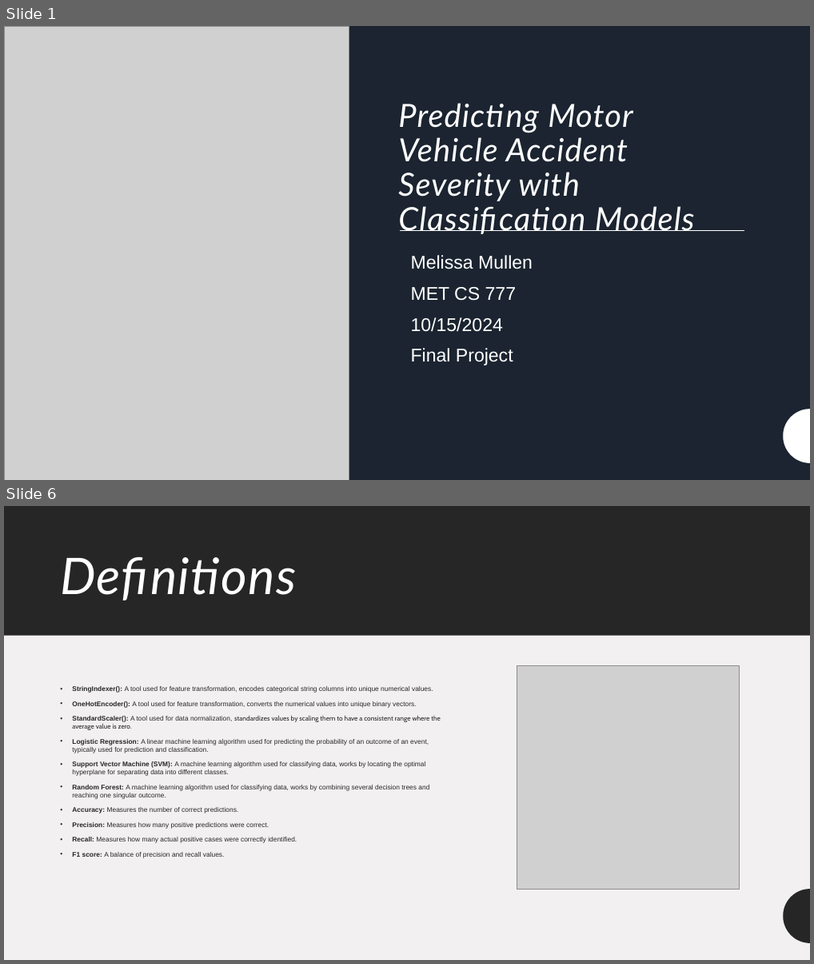
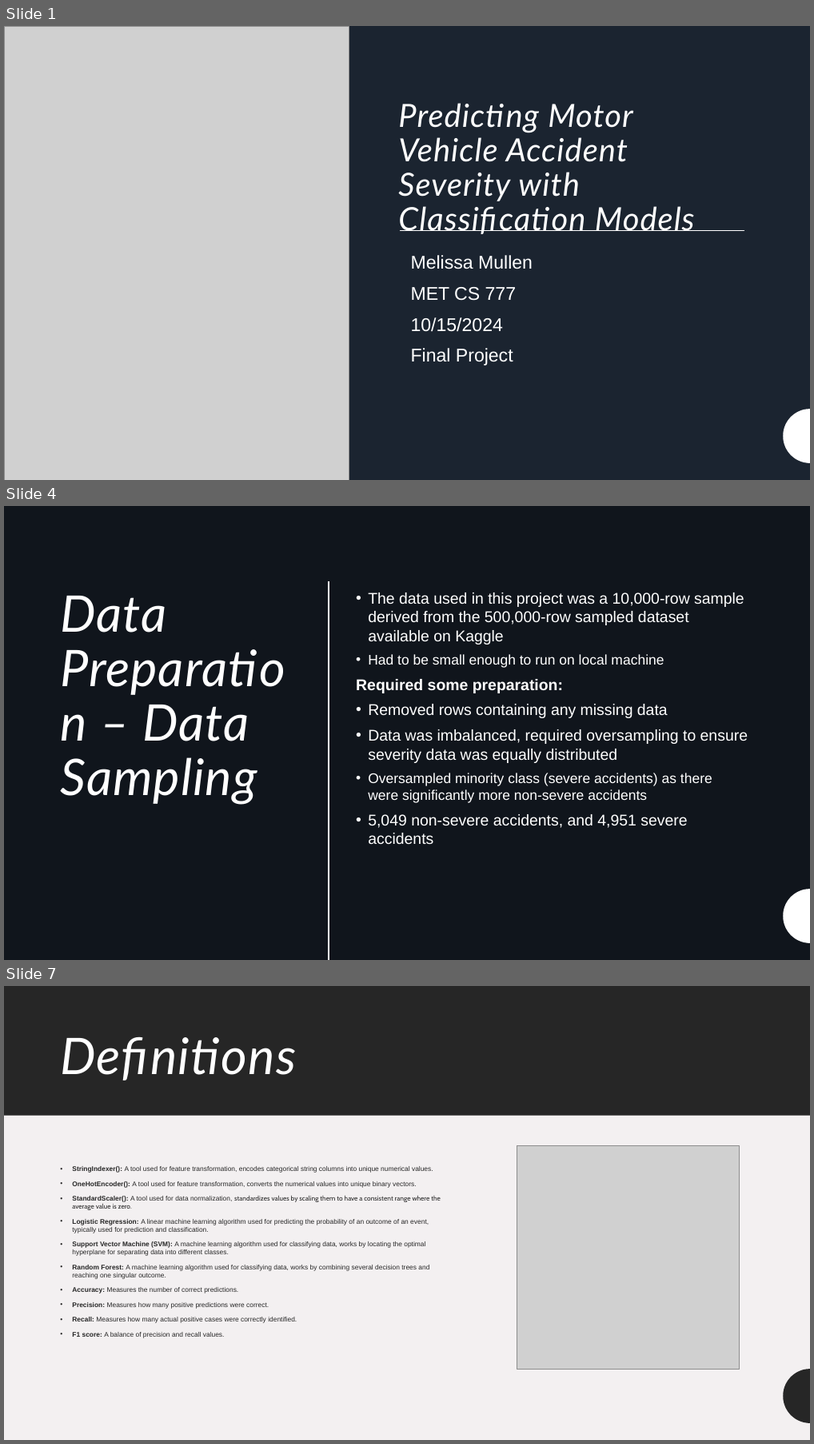
Before and after one commit to MET-CS-777/cs777-final-project-MelissaMullen1, a slide deck: Melissa Mullen Final Project.pptx. Shown one above the other, each under a label of ours: slides 1 and 6 before the commit, slides 1, 4 and 7 after it; the slides between them are not shown. The pictures are 814x964 and 814x1444 pixels, drawn with LibreOffice and Linux fonts; fonts in the diff are those of the drawing; grey boxes stand for pictures; background and template pictures are left out. Boxes give left, top, right and bottom in pixels: in the first picture for what was removed or moved away, otherwise in the second. Text is boxed around its words. In the diff, an @@ line names an element or a change of style, - is before the commit and + after.

```diff
--- a/Melissa Mullen Final Project.pptx
+++ b/Melissa Mullen Final Project.pptx
@@ slide 4 added at (4, 506, 810, 960), background picture (left out) @@
@@ rectangle added at (4, 506, 810, 960), fill #000000 @@
@@ rectangle added at (4, 506, 810, 960), fill #1B2430 at 60% opacity @@
@@ title added at (60, 596, 257, 804), 60 pt, text #FFFFFF, italic @@
+Data Preparation – Data Sampling
@@ line added from (329, 582) to (329, 960), #FFFFFF 1.5 pt @@
@@ text added at (356, 592, 748, 844), 18.5 pt, text #FFFFFF @@
+• The data used in this project was a 10,000-row sample derived from the 500,000-row sampled dataset available on Kaggle
+  • Had to be small enough to run on local machine
+Required some preparation:
+• Removed rows containing any missing data
+• Data was imbalanced, required oversampling to ensure severity data was equally distributed
+  • Oversampled minority class (severe accidents) as there were significantly more non-severe accidents
+• 5,049 non-severe accidents, and 4,951 severe accidents
@@ freeform shape added at (784, 888, 810, 943), fill #FFFFFF @@
@@ freeform shape added at (784, 888, 810, 943), fill #FFFFFF @@
@@ what was slide 6 is now slide 7 @@
```
Also in this commit, not shown: 2 slides changed, 3 other files.
